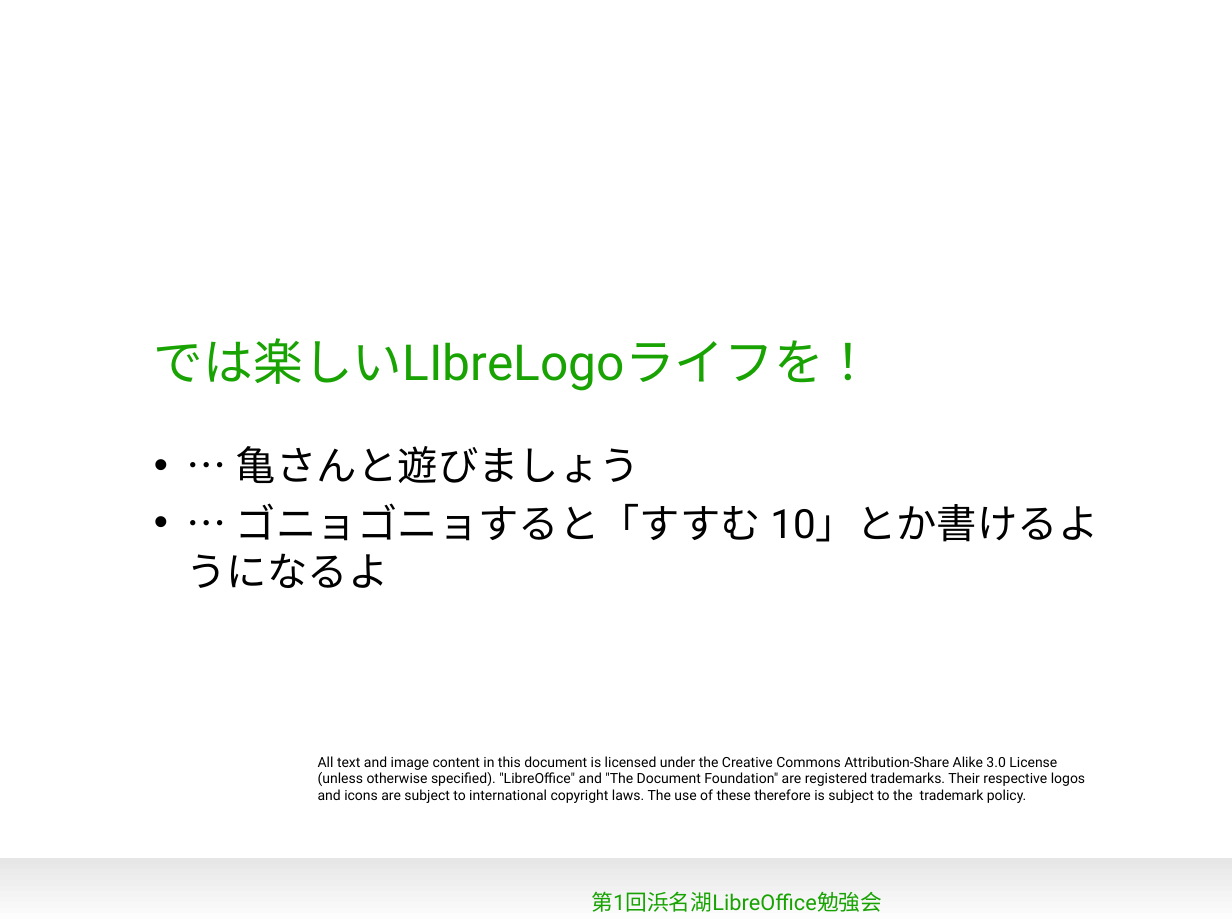
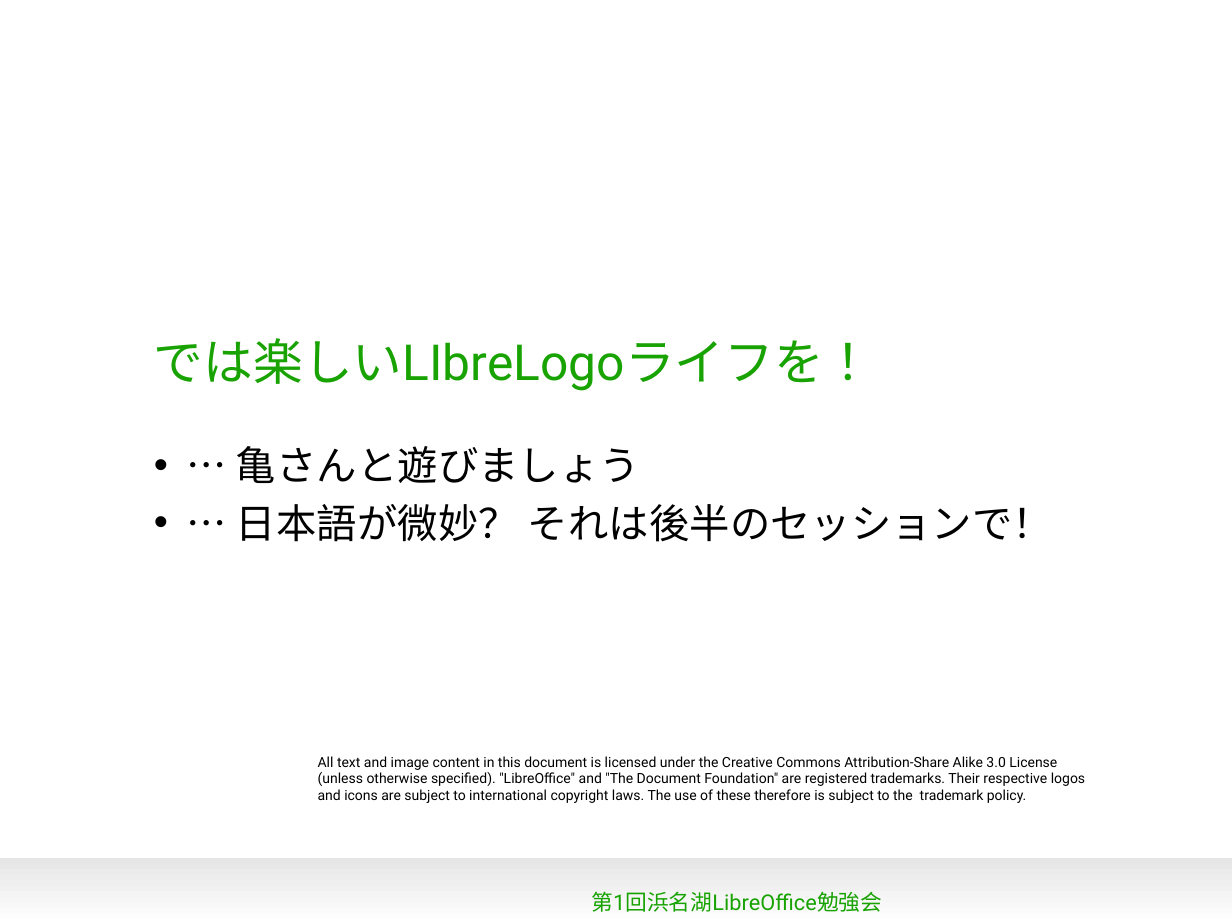
Before and after one commit to naruoga/KantoLibreOffice, a slide deck: slide 13 of Apr2013/LibreLogo.odp (slide 11 before the commit). Drawn at 1232x924 pixels with LibreOffice and Linux fonts; fonts in the diff are those of the drawing; background and template pictures are left out. Boxes give left, top, right and bottom in pixels: in the first picture for what was removed or moved away, otherwise in the second. Text is boxed around its words. In the diff, an @@ line names an element or a change of style, - is before the commit and + after.

```diff
--- a/Apr2013/LibreLogo.odp
+++ b/Apr2013/LibreLogo.odp
@@ text at (236,504,1053,542): text changed @@
-• … ゴニョゴニョすると「すすむ 10」とか書けるようになるよ
+• … 日本語が微妙？ それは後半のセッションで！
```
Also in this commit, not shown: 5 other slides changed, 3 slides added, 1 slide removed, 5 other files.
